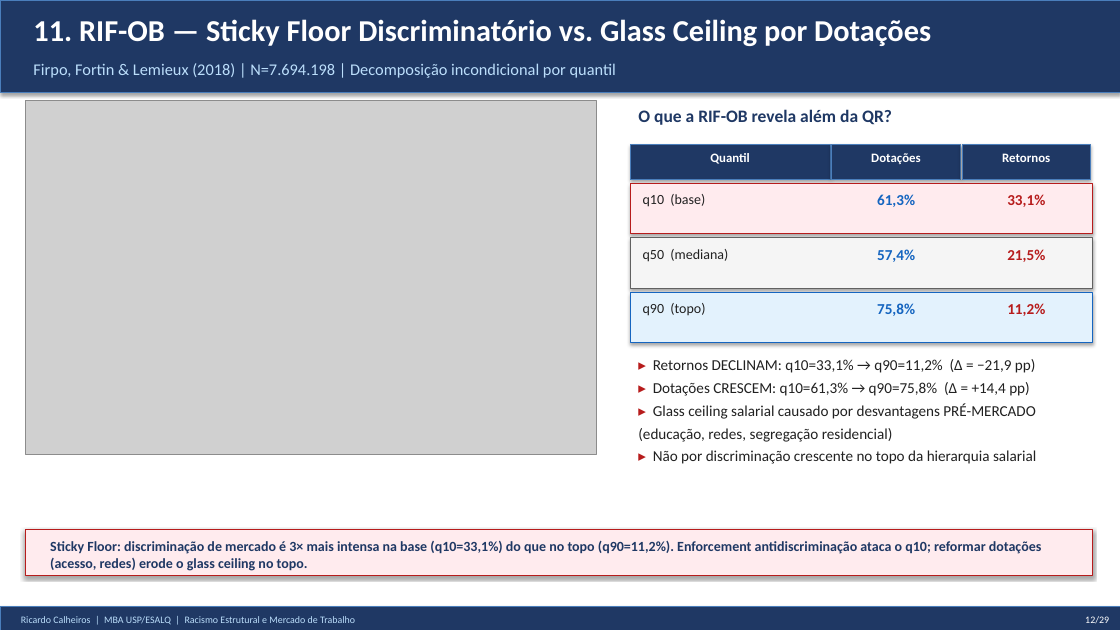
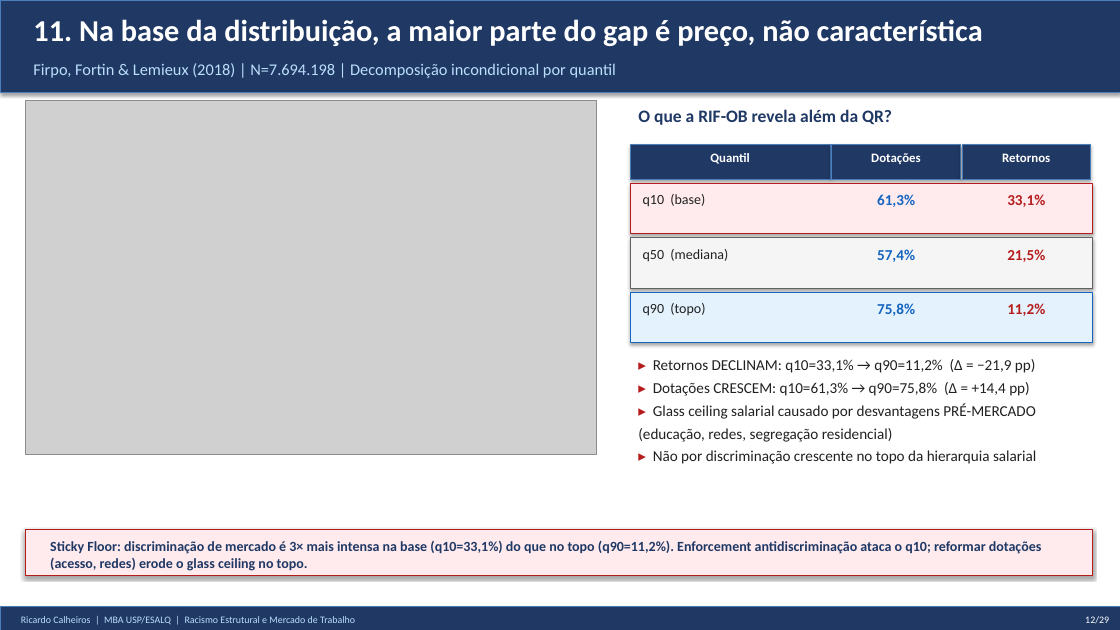
Before and after one commit to rickinrj-ux/ProjetoRacismoPNAD, a slide deck: slide 12 of entregaveis/apresentacao_tcc.pptx. Drawn at 1120x630 pixels with LibreOffice and Linux fonts; fonts in the diff are those of the drawing; grey boxes stand for pictures. Boxes give left, top, right and bottom in pixels: in the first picture for what was removed or moved away, otherwise in the second. Text is boxed around its words. In the diff, an @@ line names an element or a change of style, - is before the commit and + after.

```diff
--- a/entregaveis/apresentacao_tcc.pptx
+++ b/entregaveis/apresentacao_tcc.pptx
@@ text at <box>33,19,983,46</box>: text changed @@
-11. RIF-OB — Sticky Floor Discriminatório vs. Glass Ceiling por Dotações
+11. Na base da distribuição, a maior parte do gap é preço, não característica
```
Also in this commit, not shown: 18 other slides changed, 15 other files.
